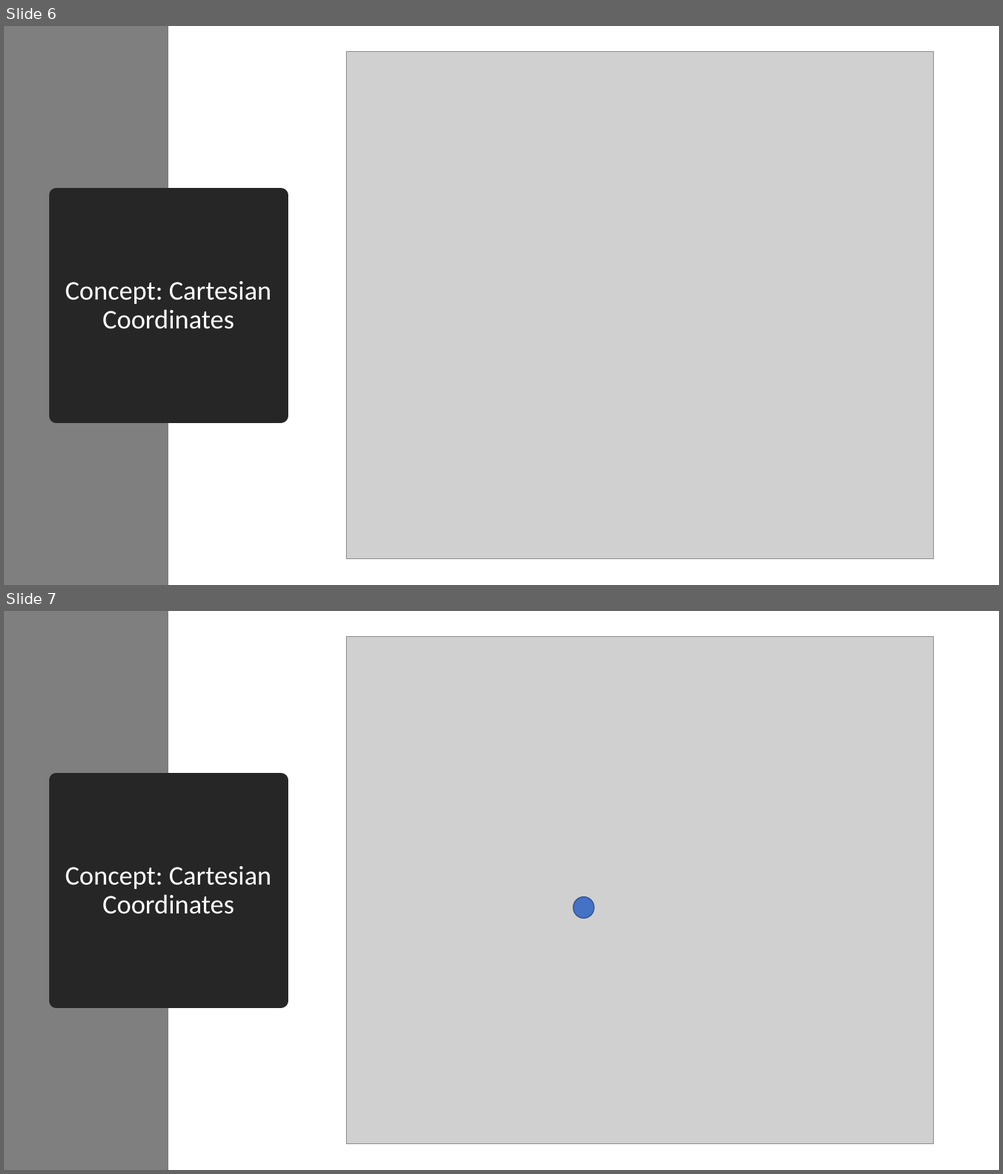
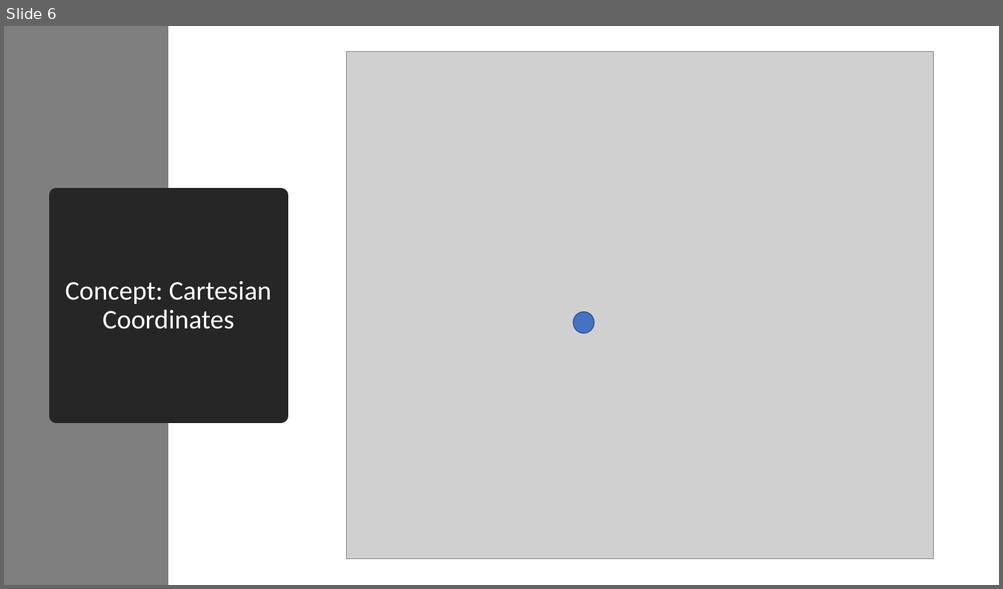
Before and after one commit to seattlecoderdojo/PythonDay-TreasureHunt, a slide deck: Python Day - Intermediate.pptx. Shown one above the other, each under a label of ours: slides 6 and 7 before the commit, slide 6 after it. The pictures are 1003x1174 and 1003x589 pixels, drawn with LibreOffice and Linux fonts; fonts in the diff are those of the drawing; grey boxes stand for pictures. Boxes give left, top, right and bottom in pixels: in the first picture for what was removed or moved away, otherwise in the second. Text is boxed around its words. In the diff, an @@ line names an element or a change of style, - is before the commit and + after.

```diff
--- a/Python Day - Intermediate.pptx
+++ b/Python Day - Intermediate.pptx
@@ slide 6 removed at bbox=[4, 26, 999, 585], background #FFFFFF @@
@@ rectangle removed at bbox=[4, 26, 168, 585] @@
@@ picture removed at bbox=[346, 52, 933, 560] @@
@@ title removed at bbox=[57, 195, 281, 416] @@
-Concept: Cartesian Coordinates
@@ what was slide 7 is now slide 6 @@
```
Also in this commit, not shown: 1 slide changed, 6 slides added, 5 other files.
